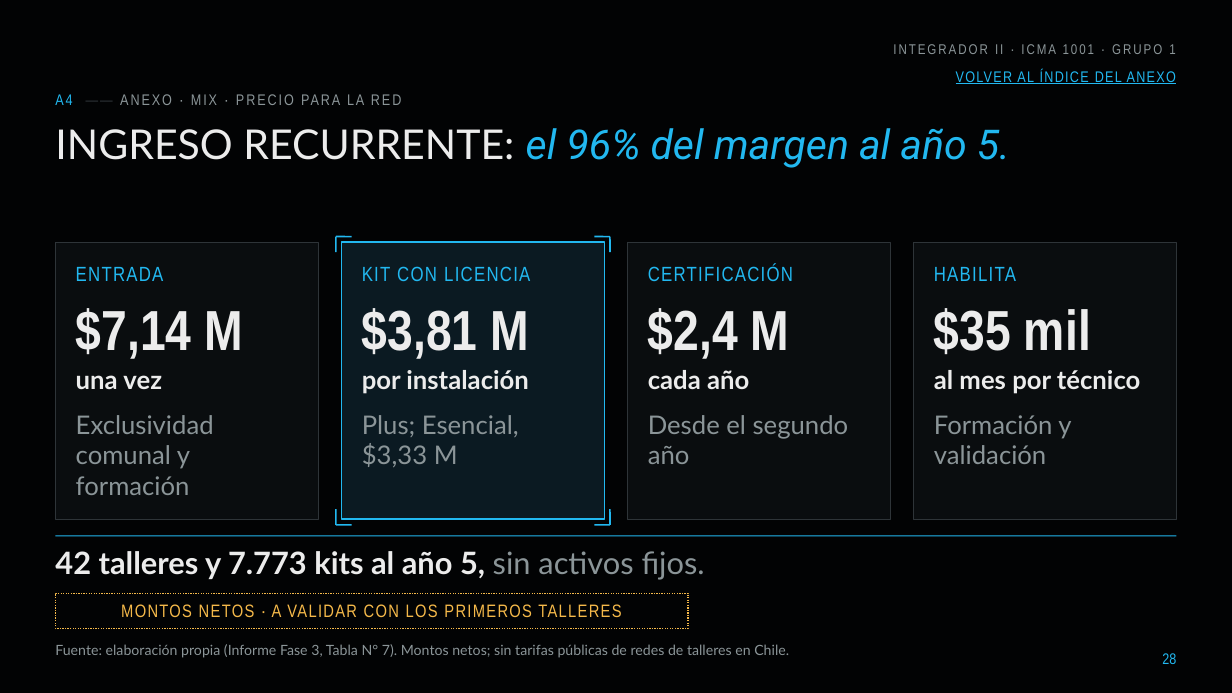
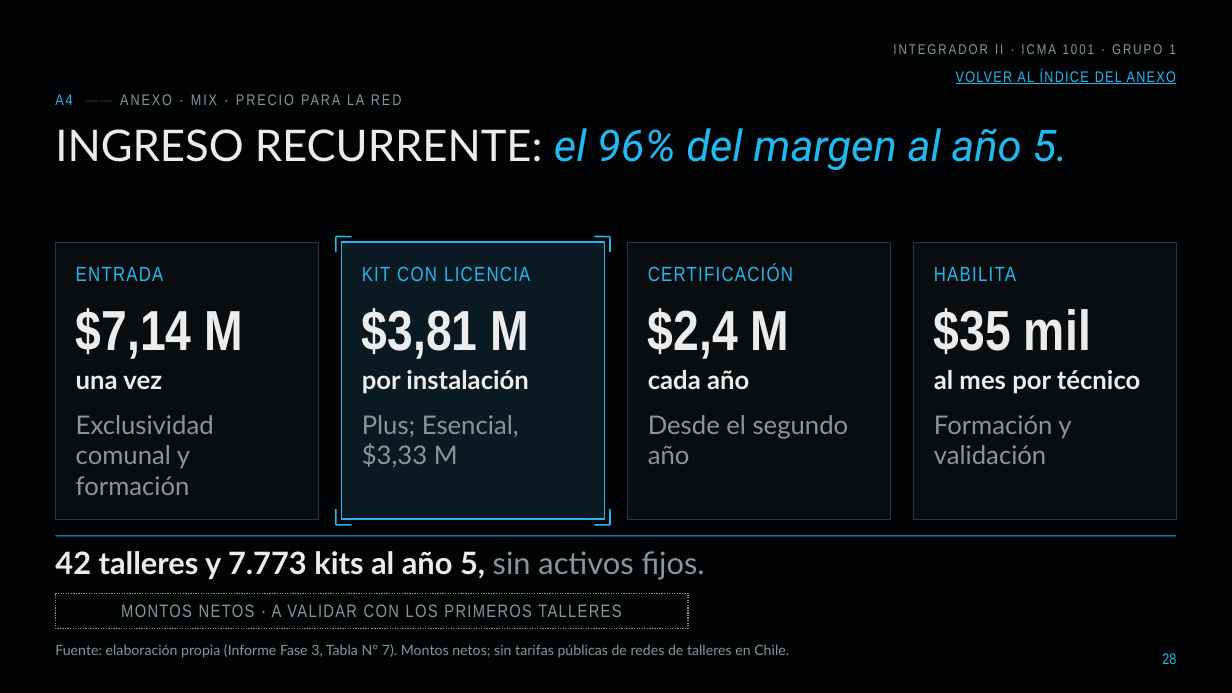
Before and after one commit to diegoaam0109-ux/lumine, a slide deck: slide 28 of fase-3/Grupo_01_LumineMotors_Fase3.pptx. Drawn at 1232x693 pixels with LibreOffice and Linux fonts; fonts in the diff are those of the drawing; background and template pictures are left out. Boxes give left, top, right and bottom in pixels: in the first picture for what was removed or moved away, otherwise in the second. Text is boxed around its words. In the diff, an @@ line names an element or a change of style, - is before the commit and + after.

```diff
--- a/fase-3/Grupo_01_LumineMotors_Fase3.pptx
+++ b/fase-3/Grupo_01_LumineMotors_Fase3.pptx
@@ title "INGRESO RECURRENTE: el 96% del ..." at (55, 128, 1068, 170): size 32 to 34 pt @@
@@ rectangle at (55, 593, 689, 628): outline #F5B94A 1 pt dashed to #8B9598 1 pt dashed @@
@@ text "MONTOS NETOS · A VALIDAR ..." at (121, 604, 621, 617): text colour #F5B94A to #8B9598 @@
```
Also in this commit, not shown: 34 other slides changed, 20 other files.
